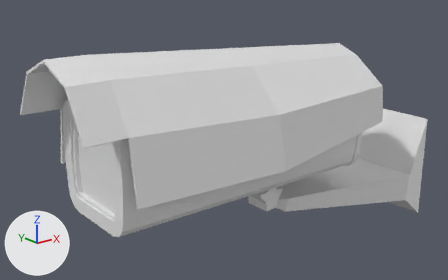
The FBX model Assets/Team/Matxado/Mapas/N1_Armazém/Assets/DentroArmazem/CamaraSegurança.fbx: old version first, new version second.
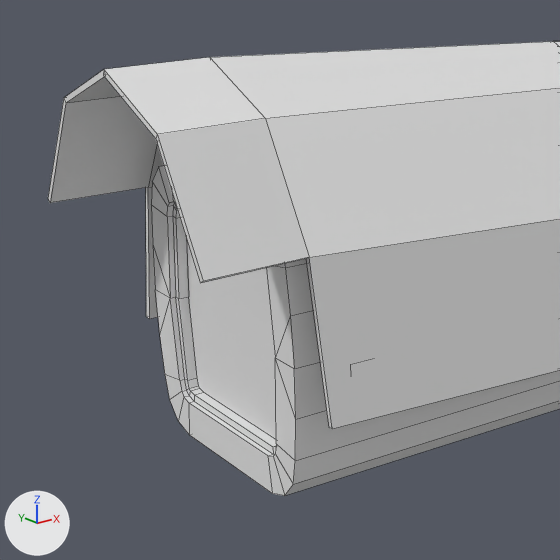
Old and new are each drawn whole from a 50 mm camera at (-1.017, -1.266, 0.698) aimed at (0.042, 0.057, 0.169) and again close up on the part from 0% to 52% of the width and 11% to 94% of the height. The lights are fixed; the arrows at lower left show +X, +Y and +Z. The close-ups show mesh edges as thin lines. Where no turn or scale is listed for an object, it has been applied to the vertices.
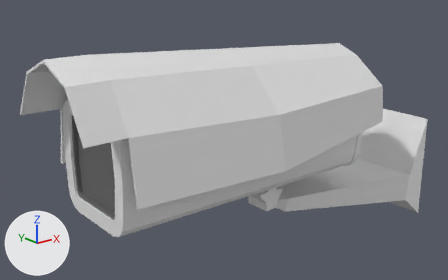
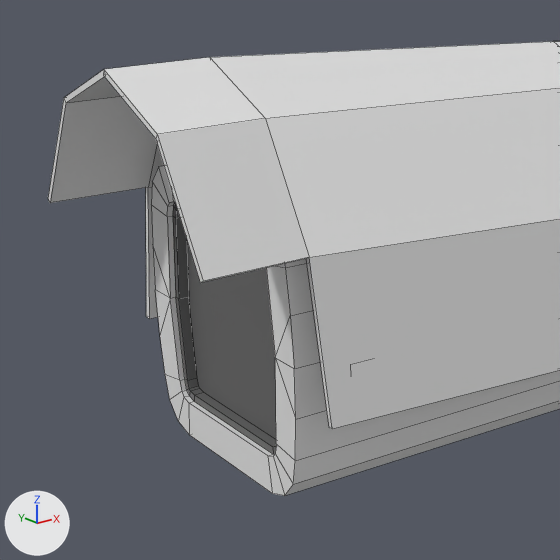
Location of each change, [x1, y1, x2, y2] in pixels of the close-ups (560 x 560 px; the box of a moved part takes in the faces that stretch with it):
part 1 of me_cube_005, moved or reshaped
    both: [266, 266, 296, 460]
part 2 of me_cube_005, moved or reshaped
    both: [151, 205, 180, 380]
part 3 of me_cube_005, recoloured
    both: [173, 202, 276, 454]

Patch to the scene script:
```diff
--- a/Assets/Team/Matxado/Mapas/N1_Armazém/Assets/DentroArmazem/CamaraSegurança.fbx.py
+++ b/Assets/Team/Matxado/Mapas/N1_Armazém/Assets/DentroArmazem/CamaraSegurança.fbx.py
@@ mat_camaraescurp @@
+mat_camaraescurp = principled_material('CamaraEscurp')
+mat_camaraescurp.base_color = (0.135, 0.135, 0.135)  # dark grey #676767
@@ mat_camaracinz @@
+mat_camaracinz = principled_material('CamaraCinz')
+mat_camaracinz.base_color = (0.8, 0.8, 0.8)  # white #e7e7e7
@@ me_cube_005 @@
 # used by ob_cube_005; location = (0.147, 0.0, 0.017)
 # verts and faces of me_cube_005; kept vertices keep their numbers, new ones are numbered from 403
 # before: 1 (-0.548, -0.102, 0.098) at pixel (276, 443), 4 (-0.548, -0.102, 0.276), 43 (-0.548, -0.138, 0.093) at pixel (295, 460), 47 (-0.548, -0.138, 0.281) at pixel (285, 267), 96 (-0.548, -0.11, 0.187) at pixel (275, 357)
 # before: 104 (-0.548, -0.142, 0.137) at pixel (295, 419), 105 (-0.548, -0.142, 0.237) at pixel (290, 315), 106 (-0.548, -0.11, 0.187) at pixel (275, 357), 107 (-0.548, -0.145, 0.187) at pixel (294, 368)
 # before: 8 (-0.548, 0.102, 0.098) at pixel (179, 380), 13 (-0.548, 0.102, 0.276) at pixel (167, 216), 35 (-0.548, 0.138, 0.093) at pixel (165, 374), 39 (-0.548, 0.138, 0.281) at pixel (151, 204), 100 (-0.548, 0.11, 0.187) at pixel (170, 298)
 # before: 111 (-0.548, 0.142, 0.237) at pixel (152, 244), 112 (-0.548, 0.142, 0.137) at pixel (159, 335), 113 (-0.548, 0.11, 0.187) at pixel (170, 298), 114 (-0.548, 0.145, 0.187) at pixel (155, 289)
-me_cube_005.from_pydata(...)  # 403 vertices, 327 faces; spans x -0.643..0.301, y -0.22..0.22, z -0.005..0.45
+me_cube_005.from_pydata(...)  # 401 vertices, 327 faces; spans x -0.643..0.301, y -0.22..0.22, z -0.005..0.45
+# me_cube_005 part 1
+delete_vertices([106])  # with the faces that use them
+faces += [(1, 43, 104, 96), (96, 104, 107), (96, 107, 105), (4, 96, 105, 47)]  # mat_camaracinz (white #e7e7e7)
+# me_cube_005 part 2
+delete_vertices([113])  # with the faces that use them
+faces += [(13, 39, 111, 100), (8, 100, 112, 35), (100, 111, 114), (100, 114, 112)]  # mat_camaracinz (white #e7e7e7)
+# me_cube_005 part 3: 37 faces spanning x -0.542..-0.531, y -0.11..0.11, z 0.079..0.295 switch from no material to mat_camaraescurp (dark grey #676767)
+me_cube_005.materials.append(mat_camaracinz)  # white #e7e7e7
```
